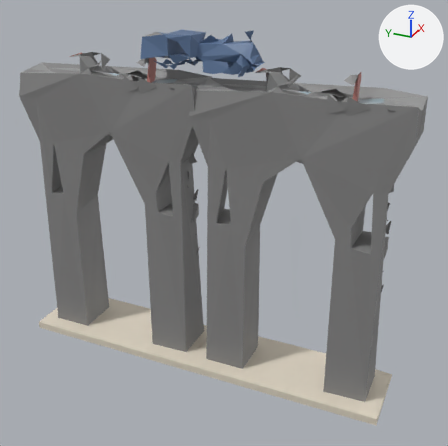
Renders of the glTF model docs/univers/archipeo/monuments/modeles/4e-monument-viaduc/final-3000.glb from each side of a commit.
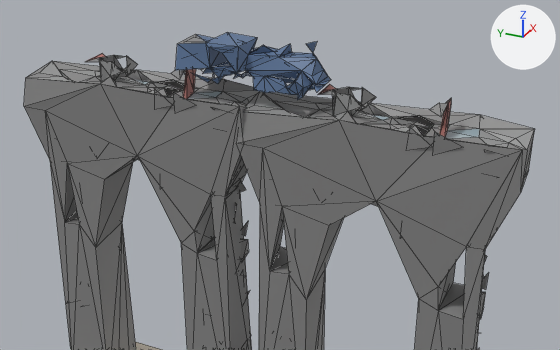
There are two pictures of each version: one whole from a 50 mm lens placed at (-2.56, -0.79, 2.08), pointed at (0.01, 0.37, 0.8), one close up from a 50 mm lens placed at (-2.42, -0.73, 2.41), pointed at (-0.12, 0.31, 1.26). Every picture has the same lights, and +X, +Y and +Z are marked at upper right. The older version's two pictures come first. The close-ups show mesh edges as thin lines. Vertices at exactly the same position are counted once.

The scene before the commit, as lines of its bpy script (objects in view):
```python
me_reduit = bpy.data.meshes.new('reduit')
me_reduit.from_pydata(...)  # 2357 vertices, 1840 faces; spans x -0.2..0.2, y -0.51..1.46, z 0.0..1.73
me_reduit.materials.append(mat_defaultmaterial)
ob_reduit = bpy.data.objects.new('reduit', me_reduit)
ob_reduit.location = (0.0, 0.0, 0.0)
```
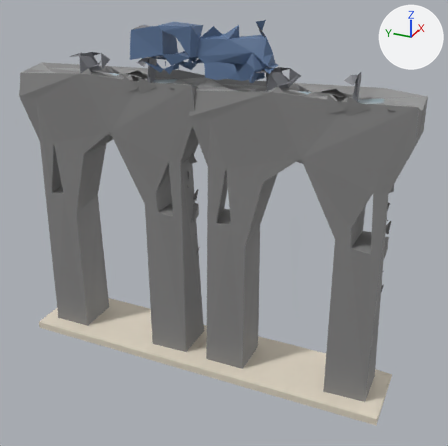
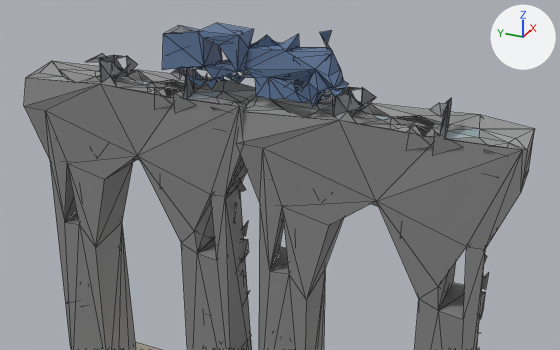
Pixel boxes (x1, y1, x2, y2) of what changed, in the close-ups (560 x 350 px; the box of a moved part takes in the faces that stretch with it):
'reduit', reshaped, recoloured
    before: (24, 32, 535, 350)
    after: (24, 23, 535, 350)
part 1 of me_reduit, moved or reshaped
    before: (175, 32, 331, 100)
    after: (162, 23, 348, 107)
part 2 of me_reduit, moved or reshaped
    before: (245, 50, 284, 69)
    after: (245, 44, 292, 68)
part 3 of me_reduit, moved or reshaped
    before: (192, 72, 223, 84)
    after: (181, 73, 219, 89)
part 4 of me_reduit, moved or reshaped
    before: (202, 41, 213, 74)
    after: (195, 72, 224, 81)
part 5 of me_reduit, recoloured
    before: (86, 34, 451, 117)
    after: (86, 25, 451, 117)
part 6 of me_reduit, recoloured
    both: (87, 54, 451, 137)

The edits, one by one:
me_reduit is used by ob_reduit; location (0.0, 0.0, 0.0).
me_reduit had 2357 vertices, 1840 faces and spanned x -0.2..0.2, y -0.51..1.46, z 0.0..1.73.
me_reduit now has 2357 vertices, 1840 faces and spans x -0.2..0.2, y -0.51..1.46, z 0.0..1.77.
me_reduit part 1: the loose piece of 109 vertices spanning x -0.1..0.09, y 0.18..0.75, z 1.54..1.73 is scaled about its middle by (0.808, 1.23, 1.38), then moved by (0.0, 0.0, 0.01).
me_reduit part 2: the loose piece of 10 vertices spanning x -0.05..0.04, y 0.34..0.49, z 1.6..1.67 is scaled about its middle by (0.808, 1.23, 1.38), then moved by (0.0, -0.01, 0.01).
me_reduit part 3: the loose piece of 8 vertices spanning x -0.07..-0.03, y 0.57..0.69, z 1.54..1.59 is scaled about its middle by (0.808, 1.23, 1.38), then moved by (0.01, 0.04, -0.02).
Part 4, on me_reduit:
Vertex 2237 of me_reduit moves from (0.04, 0.58, 1.55) at pixel (231, 75) to (0.03, 0.61, 1.53) at pixel (223, 80).
Vertex 2239 of me_reduit moves from (0.05, 0.58, 1.58) to (0.04, 0.61, 1.56).
Vertex 2240 of me_reduit moves from (0.06, 0.64, 1.54) to (0.05, 0.68, 1.51) at pixel (208, 81).
Vertex 2242 of me_reduit moves from (0.06, 0.69, 1.57) to (0.05, 0.74, 1.55) at pixel (194, 69).
Vertex 2243 of me_reduit moves from (0.04, 0.7, 1.54) at pixel (202, 73) to (0.03, 0.76, 1.52).
Vertex 2245 of me_reduit moves from (0.1, 0.67, 1.54) to (0.08, 0.72, 1.51) at pixel (204, 79).
Vertex 2283 of me_reduit moves from (-0.01, 0.63, 1.69) at pixel (210, 41) to (-0.01, 0.67, 1.72).
Vertex 2284 of me_reduit moves from (-0.03, 0.73, 1.68) at pixel (183, 42) to (-0.03, 0.79, 1.71) at pixel (169, 32).
Vertex 2285 of me_reduit moves from (0.03, 0.73, 1.68) at pixel (193, 37) to (0.03, 0.79, 1.71).
me_reduit part 5: 62 faces centred in x -0.05..0.06, y -0.24..1.14, z 1.51..1.69 are repainted in the vertex colours; the middle colour goes from grey #878787 to grey #787a80.
me_reduit part 6: 30 faces centred in x -0.03..0.08, y -0.24..1.17, z 1.5..1.63 are repainted in the vertex colours; the middle colour goes from pink #bb7b74 to grey #787a80.
Other edits to the shape of me_reduit do not show in these pictures.
